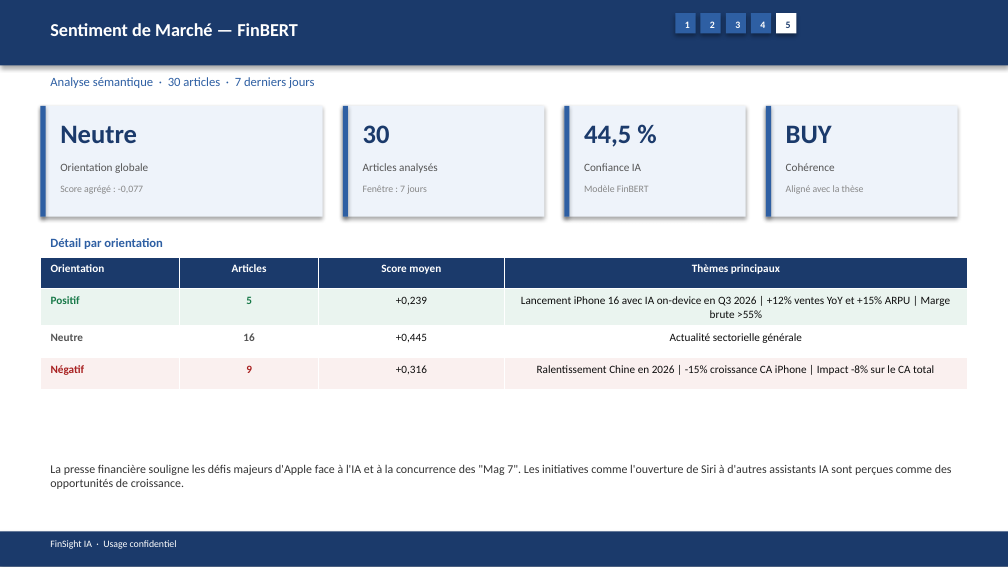
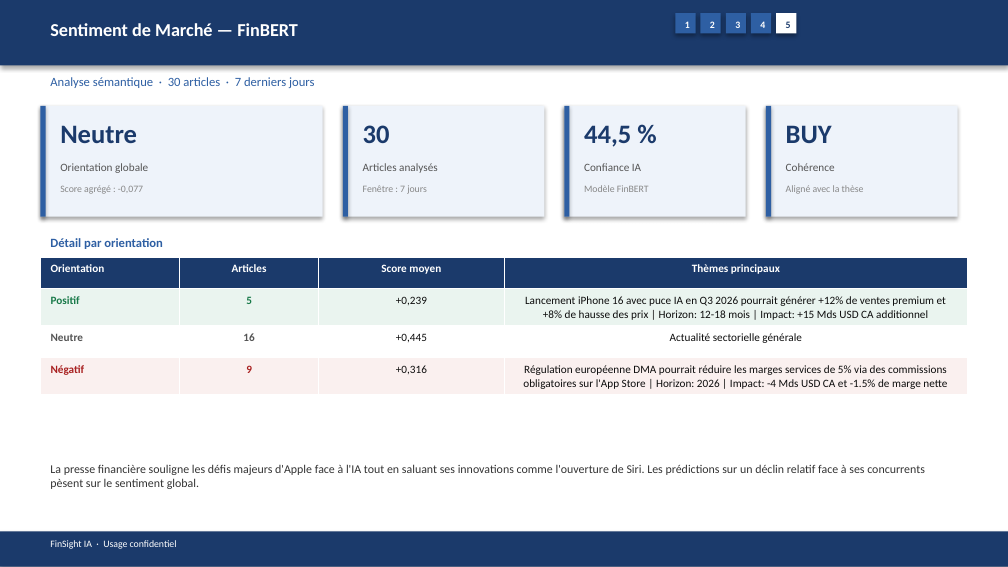
Before and after one commit to baptistejeh07-art/finsight-ia, a slide deck: slide 18 of preview/AAPL/AAPL_pitchbook.pptx. Drawn at 1008x567 pixels with LibreOffice and Linux fonts; fonts in the diff are those of the drawing. Boxes give left, top, right and bottom in pixels: in the first picture for what was removed or moved away, otherwise in the second. Text is boxed around its words. In the diff, an @@ line names an element or a change of style, - is before the commit and + after.

```diff
--- a/preview/AAPL/AAPL_pitchbook.pptx
+++ b/preview/AAPL/AAPL_pitchbook.pptx
@@ table at bbox=[40, 257, 968, 393] @@
-row 2, column 4: Lancement iPhone 16 avec IA on-device en Q3 2026 | +12% ventes YoY et +15% ARPU | Marge brute >55%
+row 2, column 4: Lancement iPhone 16 avec puce IA en Q3 2026 pourrait générer +12% de ventes premium et +8% de hausse des prix | Horizon: 12-18 mois | Impact: +15 Mds USD CA additionnel
-row 4, column 4: Ralentissement Chine en 2026 | -15% croissance CA iPhone | Impact -8% sur le CA total
+row 4, column 4: Régulation européenne DMA pourrait réduire les marges services de 5% via des commissions obligatoires sur l'App Store | Horizon: 2026 | Impact: -4 Mds USD CA et -1.5% de marge nette
@@ text at bbox=[50, 464, 925, 489]: text changed @@
-La presse financière souligne les défis majeurs d'Apple face à l'IA et à la concurrence des "Mag 7". Les initiatives comme l'ouverture de Siri à d'autres assistants IA sont perçues comme des opportunités de croissance.
+La presse financière souligne les défis majeurs d'Apple face à l'IA tout en saluant ses innovations comme l'ouverture de Siri. Les prédictions sur un déclin relatif face à ses concurrents pèsent sur le sentiment global.
```
Also in this commit, not shown: 13 other slides changed, 4 other files.
